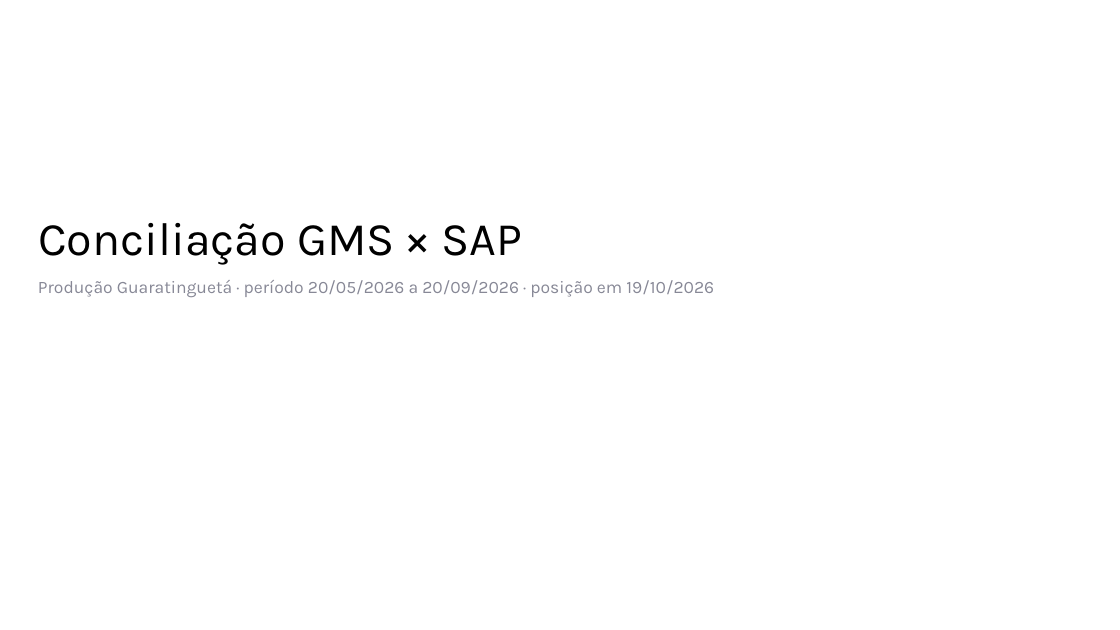
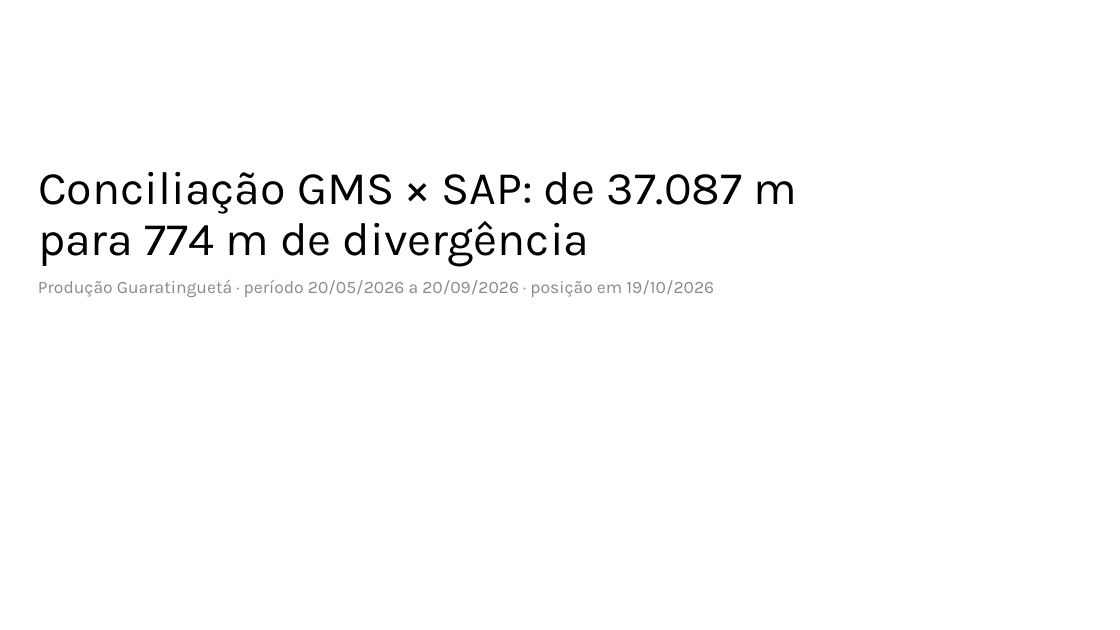
Before and after one commit to WilliamNRAmorim/Projetos, a slide deck: slide 1 of Producao_GMS_x_MB51/Apresentação/Tratativas_GMS_x_SAP.pptx. Drawn at 1120x630 pixels with LibreOffice and Linux fonts; fonts in the diff are those of the drawing; background and template pictures are left out. Boxes give left, top, right and bottom in pixels: in the first picture for what was removed or moved away, otherwise in the second. Text is boxed around its words. In the diff, an @@ line names an element or a change of style, - is before the commit and + after.

```diff
--- a/Producao_GMS_x_MB51/Apresentação/Tratativas_GMS_x_SAP.pptx
+++ b/Producao_GMS_x_MB51/Apresentação/Tratativas_GMS_x_SAP.pptx
@@ title at (38,172,797,267): text changed @@
-Conciliação GMS × SAP
+Conciliação GMS × SAP: de 37.087 m para 774 m de divergência
```
Also in this commit, not shown: 3 other slides changed, 4 slides added.
